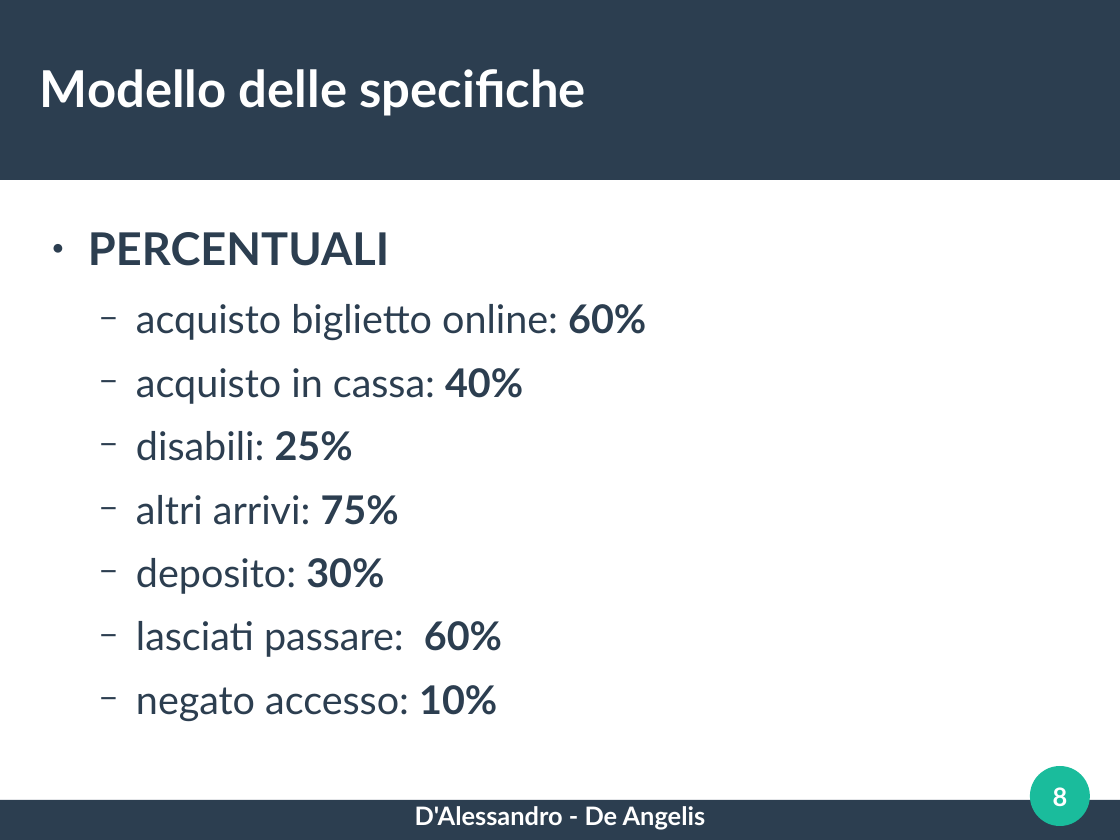
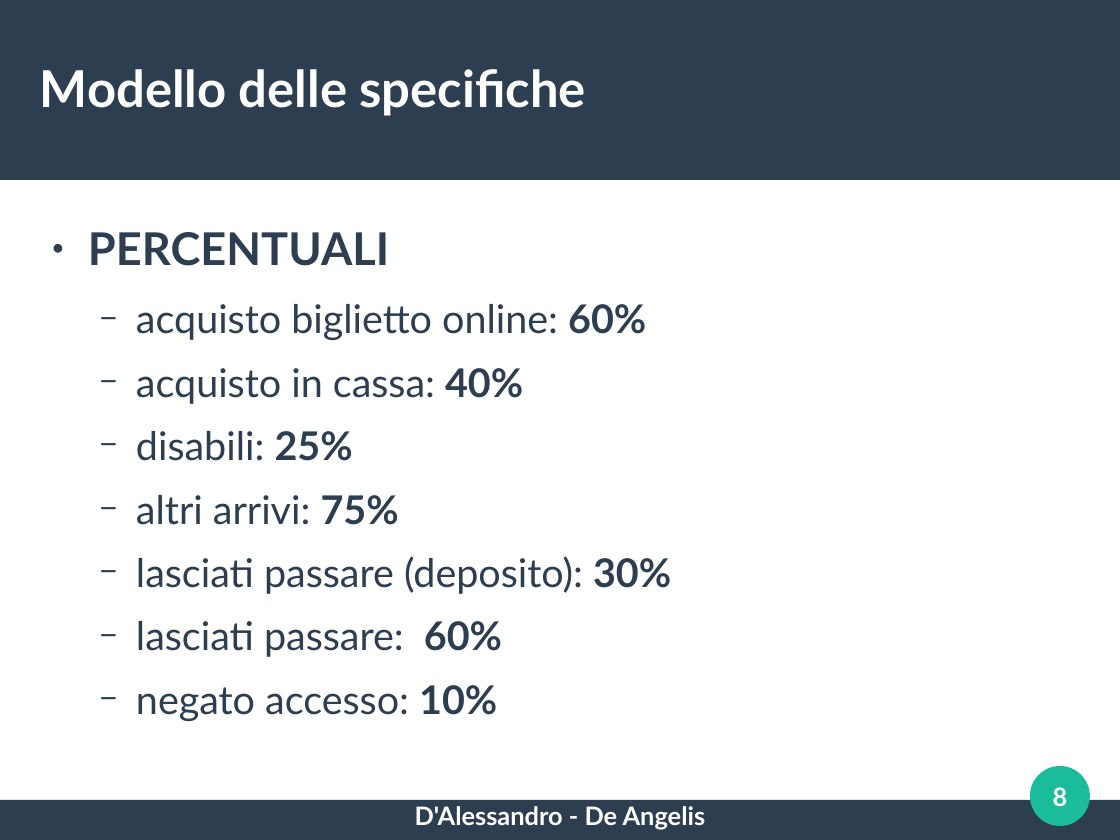
Before and after one commit to EnricoDAlessandro97UNI/DisneyWorld, a slide deck: slide 8 of presentazione.odp. Drawn at 1120x840 pixels with LibreOffice and Linux fonts; fonts in the diff are those of the drawing. Boxes give left, top, right and bottom in pixels: in the first picture for what was removed or moved away, otherwise in the second. Text is boxed around its words. In the diff, an @@ line names an element or a change of style, - is before the commit and + after.

```diff
--- a/presentazione.odp
+++ b/presentazione.odp
@@ text at <box>136,556,671,594</box>: text changed @@
-  − deposito: 30%
+  − lasciati passare (deposito): 30%
```
Also in this commit, not shown: 3 other slides changed, 2 other files.
